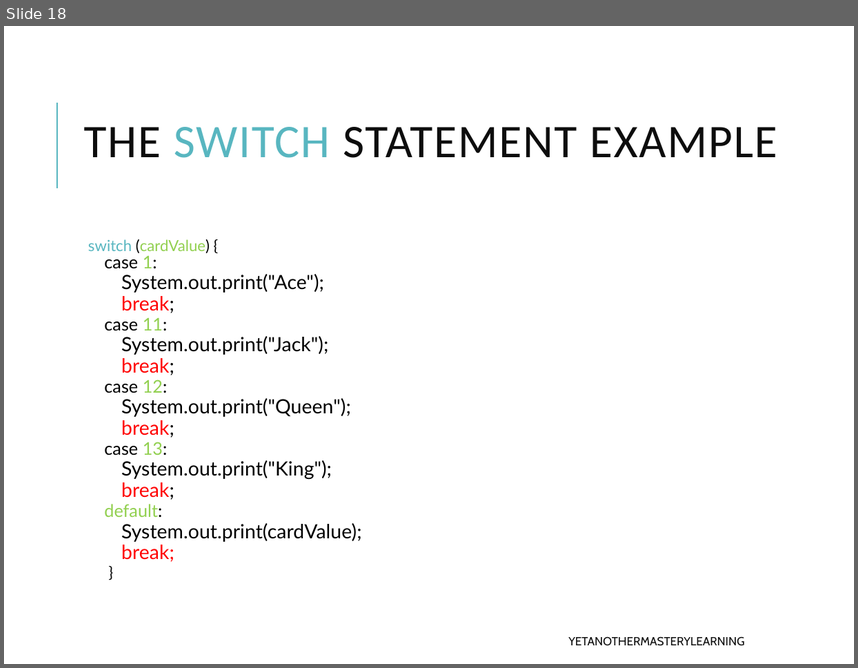
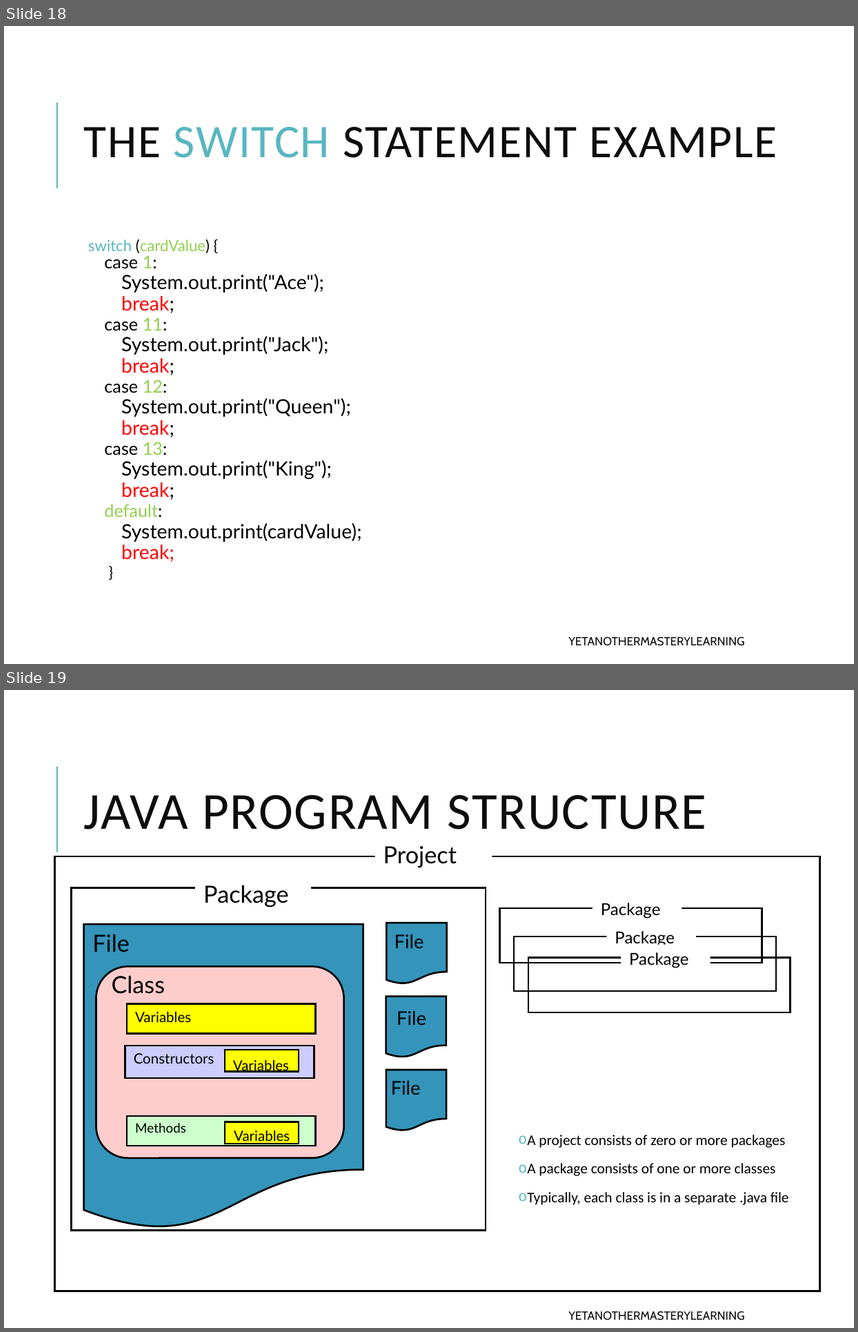
Before and after one commit to yetanothermasterylearning/Core-Java, a slide deck: Programming Basics/Presentation/Program Flow Control.pptx. Shown one above the other, each under a label of ours: slide 18 before the commit, slides 18 and 19 after it. The pictures are 858x668 and 858x1332 pixels, drawn with LibreOffice and Linux fonts; fonts in the diff are those of the drawing. Boxes give left, top, right and bottom in pixels: in the first picture for what was removed or moved away, otherwise in the second. Text is boxed around its words. In the diff, an @@ line names an element or a change of style, - is before the commit and + after.

Commit message:
update presentation for programing basics

```diff
--- a/Programming Basics/Presentation/Program Flow Control.pptx
+++ b/Programming Basics/Presentation/Program Flow Control.pptx
@@ slide 19 added at box(4, 690, 854, 1328), background #FFFFFF; not listed: 1 template element that a slide beside it also shows @@
@@ title added at box(84, 795, 706, 829), 44 pt, text #0D0D0D @@
+JAVA PROGRAM STRUCTURE
@@ text added at box(383, 846, 457, 867), 20 pt, text #000000 @@
+Project
@@ rectangle added at box(55, 856, 820, 1291), outline #000000 1.5 pt @@
@@ rectangle added at box(71, 888, 486, 1231), outline #000000 1.5 pt @@
@@ text added at box(203, 885, 288, 907), 20 pt, text #000000 @@
+Package
@@ rectangle added at box(499, 907, 762, 962), outline #000000 1.5 pt @@
@@ text added at box(601, 903, 660, 918), 14 pt, text #000000 @@
+Package
@@ group added at box(84, 923, 447, 1230): 2 flow chart documents, 2 texts @@
+File
+File
@@ rectangle added at box(514, 936, 776, 991), outline #000000 1.5 pt @@
@@ text added at box(615, 931, 674, 945), 14 pt, text #000000 @@
+Package
@@ rectangle added at box(528, 958, 791, 1012), outline #000000 1.5 pt @@
@@ text added at box(629, 952, 688, 968), 14 pt, text #000000 @@
+Package
@@ rounded rectangle added at box(96, 966, 344, 1158), fill #FFCCCC, outline #000000 1.5 pt @@
@@ text added at box(112, 975, 165, 994), 20 pt, text #000000 @@
+Class
@@ flow chart document added at box(386, 996, 446, 1057), fill #3494BA, outline #000000 1.5 pt @@
@@ rectangle added at box(128, 1004, 316, 1034), fill #FFFF00, outline #000000 1.5 pt @@
@@ text added at box(135, 1012, 191, 1022), 12 pt, text #000000 @@
+Variables
@@ text added at box(397, 1011, 426, 1025), 16 pt, text #000000 @@
+File
@@ rectangle added at box(125, 1045, 314, 1078), fill #CCCCFF, outline #000000 1.5 pt @@
@@ text added at box(134, 1053, 214, 1063), 12 pt, text #000000 @@
+Constructors
@@ flow chart document added at box(386, 1069, 447, 1130), fill #3494BA, outline #000000 1.5 pt @@
@@ text added at box(391, 1081, 421, 1094), 16 pt, text #000000 @@
+File
@@ rectangle added at box(128, 1116, 316, 1145), fill #CCFFCC, outline #000000 1.5 pt @@
@@ text added at box(135, 1123, 186, 1132), 11 pt, text #000000 @@
+Methods
@@ group added at box(225, 1049, 299, 1144): 2 rectangles, 2 texts @@
+Variables
+Variables
@@ text added at box(527, 1134, 789, 1205), 12.5 pt, text #000000 @@
+o A project consists of zero or more packages
+o A package consists of one or more classes
+o Typically, each class is in a separate .java file
@@ text added at box(568, 1310, 744, 1320), 10 pt, text #0D0D0D @@
+YETANOTHERMASTERYLEARNING
```
